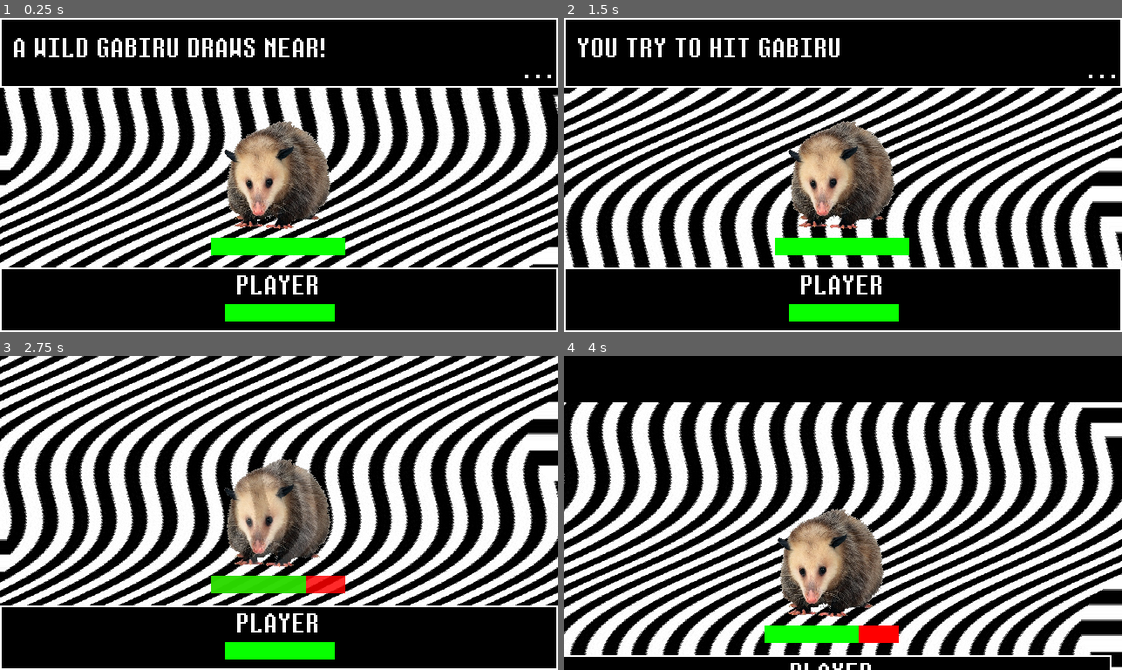
Above: before the commit, frames 1-4 (two rows, left to right).
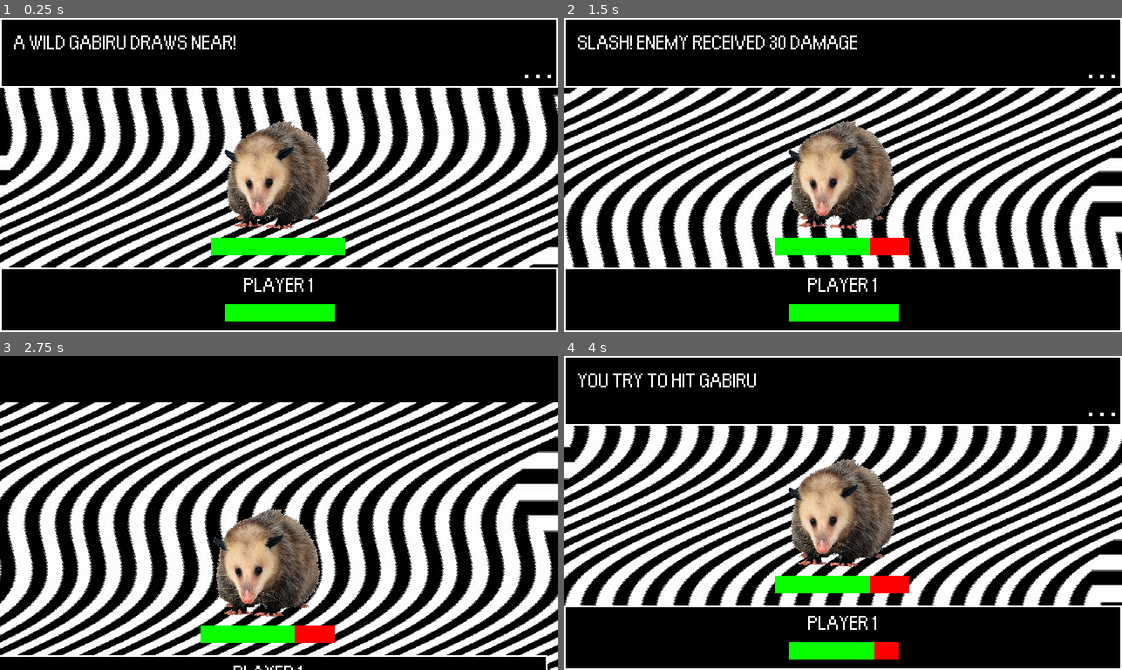
Above: after the commit, the same moments.

Repository: Fyre-Flye/pif_godot_project
Game: Godot game, scene res://Battle.tscn
Two runs of this game, one before a commit and one after it. Both use one fixed random seed, a clock stepped at 60 frames per second and the inputs below. This scene is started directly instead of the project's main scene.
Inputs (mouse positions are in pixels of both pictures, inside the frame that each line leads up to):
- Up to frame 1 (0.25 s): no input
- Up to frame 2 (1.5 s): tap Enter (ui_accept) at 0.5, 0.6, 0.77, 1.07 s; move the mouse to (965, 159) at 0.52 s; hold Right (ui_right) 0.53-1.25 s; click (965, 159) at 0.67 s; click (625, 52) at 1.25 s, where only the run before the commit has a clickable "ATTACK"
- Up to frame 3 (2.75 s): move the mouse to (167, 528) at 2.02 s; hold Down (ui_down) from 2.03 s (still down); tap Enter (ui_accept) at 2.1, 2.27, 2.57 s
- Up to frame 4 (4 s): move the mouse to (898, 443) at 2.77 s; release Down (ui_down) at 2.78 s; hold Right (ui_right) 2.78-3.5 s; tap Enter (ui_accept) at 2.85 s; click (625, 390) at 3.5 s, where only the run after the commit has a clickable "> ATTACK"

The runs differ from the first frame. In frame 1, 2.1% of the frame differs, in the area x 2-59%, y 5-89%; in frame 2, 2.4%; in frame 3, 60%, in the area x 0-100%, y 0-100%; in frame 4, 52%.

Commit message:
arrow interface interaction + improvements

Diff:
--- a/Battle.tscn
+++ b/Battle.tscn
@@ -1,10 +1,10 @@
-[gd_scene load_steps=29 format=2]
+[gd_scene load_steps=33 format=2]
 
 [ext_resource path="res://UI/bg_pattern.jpg" type="Texture" id=1]
 [ext_resource path="res://UI/possum.png" type="Texture" id=2]
 [ext_resource path="res://Shaders/BG-Distorcion.gdshader" type="Shader" id=3]
 [ext_resource path="res://Fonts/eb_dynamic_font.tres" type="DynamicFont" id=4]
-[ext_resource path="res://Music and Sounds/Mr Batty Twist (Restored)    MOTHER.wav" type="AudioStream" id=5]
+[ext_resource path="res://Music and Sounds/Earthbound  Otherworldly Fo.wav" type="AudioStream" id=5]
 [ext_resource path="res://src/Battle.gd" type="Script" id=6]
 [ext_resource path="res://src/Gabiru.tres" type="Resource" id=7]
 [ext_resource path="res://Music and Sounds/Swipe.wav" type="AudioStream" id=8]
@@ -15,6 +15,9 @@
 [ext_resource path="res://Music and Sounds/Pause.wav" type="AudioStream" id=13]
 [ext_resource path="res://Music and Sounds/Mother 1Mother 2 Victory Theme Mashu.wav" type="AudioStream" id=14]
 [ext_resource path="res://Music and Sounds/EnemyDie.wav" type="AudioStream" id=15]
+[ext_resource path="res://Music and Sounds/Mother (NES) Music   Game Ove.wav" type="AudioStream" id=16]
+[ext_resource path="res://Fonts/apple_kid_dynamic.tres" type="DynamicFont" id=18]
+[ext_resource path="res://Music and Sounds/Menu Move.wav" type="AudioStream" id=19]
 
 [sub_resource type="ShaderMaterial" id=6]
 shader = ExtResource( 3 )
@@ -38,6 +41,25 @@
 
 [sub_resource type="StyleBoxFlat" id=3]
 bg_color = Color( 0, 0, 0, 1 )
+
+[sub_resource type="GDScript" id=15]
+script/source = "extends Panel
+
+
+# Declare member variables here. Examples:
+# var a = 2
+# var b = \"text\"
+
+
+# Called when the node enters the scene tree for the first time.
+func _ready():
+	pass # Replace with function body.
+
+
+# Called every frame. 'delta' is the elapsed time since the previous frame.
+#func _process(delta):
+#	pass
+"
 
 [sub_resource type="StyleBoxFlat" id=7]
 bg_color = Color( 1, 1, 1, 1 )
@@ -245,6 +267,7 @@
 margin_right = 161.0
 margin_bottom = 22.46
 custom_styles/panel = SubResource( 3 )
+script = SubResource( 15 )
 
 [node name="Actions" type="HBoxContainer" parent="ActionPanel"]
 anchor_left = 0.5
@@ -257,15 +280,6 @@
 margin_bottom = 17.0
 alignment = 1
 
-[node name="EnemyText" type="Label" parent="ActionPanel/Actions"]
-visible = false
-margin_left = 56.0
-margin_top = 13.0
-margin_right = 188.0
-margin_bottom = 27.0
-size_flags_horizontal = 6
-text = "Possum Draws Near!"
-
 [node name="Attack" type="Button" parent="ActionPanel/Actions"]
 margin_right = 58.0
 margin_bottom = 34.0
@@ -275,7 +289,7 @@
 custom_colors/font_color = Color( 1, 1, 1, 1 )
 custom_colors/font_color_hover = Color( 0, 0, 0, 1 )
 custom_colors/font_color_pressed = Color( 0, 0, 0, 1 )
-custom_fonts/font = ExtResource( 4 )
+custom_fonts/font = ExtResource( 18 )
 custom_styles/hover = SubResource( 7 )
 custom_styles/pressed = SubResource( 7 )
 custom_styles/normal = SubResource( 8 )
@@ -284,7 +298,7 @@
 
 [node name="Defend" type="Button" parent="ActionPanel/Actions"]
 margin_left = 62.0
-margin_right = 120.0
+margin_right = 121.0
 margin_bottom = 34.0
 focus_mode = 0
 mouse_default_cursor_shape = 2
@@ -292,7 +306,7 @@
 custom_colors/font_color = Color( 1, 1, 1, 1 )
 custom_colors/font_color_hover = Color( 0, 0, 0, 1 )
 custom_colors/font_color_pressed = Color( 0, 0, 0, 1 )
-custom_fonts/font = ExtResource( 4 )
+custom_fonts/font = ExtResource( 18 )
 custom_styles/hover = SubResource( 7 )
 custom_styles/pressed = SubResource( 7 )
 custom_styles/normal = SubResource( 8 )
@@ -300,8 +314,8 @@
 text = " DEFEND "
 
 [node name="Special" type="Button" parent="ActionPanel/Actions"]
-margin_left = 124.0
-margin_right = 190.0
+margin_left = 125.0
+margin_right = 184.0
 margin_bottom = 34.0
 focus_mode = 0
 mouse_default_cursor_shape = 2
@@ -309,7 +323,7 @@
 custom_colors/font_color = Color( 1, 1, 1, 1 )
 custom_colors/font_color_hover = Color( 0, 0, 0, 1 )
 custom_colors/font_color_pressed = Color( 0, 0, 0, 1 )
-custom_fonts/font = ExtResource( 4 )
+custom_fonts/font = ExtResource( 18 )
 custom_styles/hover = SubResource( 7 )
 custom_styles/pressed = SubResource( 7 )
 custom_styles/normal = SubResource( 8 )
@@ -317,8 +331,8 @@
 text = " SPECIAL "
 
 [node name="Items" type="Button" parent="ActionPanel/Actions"]
-margin_left = 194.0
-margin_right = 250.0
+margin_left = 188.0
+margin_right = 247.0
 margin_bottom = 34.0
 focus_mode = 0
 mouse_default_cursor_shape = 2
@@ -326,7 +340,7 @@
 custom_colors/font_color = Color( 1, 1, 1, 1 )
 custom_colors/font_color_hover = Color( 0, 0, 0, 1 )
 custom_colors/font_color_pressed = Color( 0, 0, 0, 1 )
-custom_fonts/font = ExtResource( 4 )
+custom_fonts/font = ExtResource( 18 )
 custom_styles/hover = SubResource( 7 )
 custom_styles/pressed = SubResource( 7 )
 custom_styles/normal = SubResource( 8 )
@@ -334,7 +348,7 @@
 text = " ITEM "
 
 [node name="Run" type="Button" parent="ActionPanel/Actions"]
-margin_left = 254.0
+margin_left = 251.0
 margin_right = 310.0
 margin_bottom = 34.0
 focus_mode = 0
@@ -343,7 +357,7 @@
 custom_colors/font_color = Color( 1, 1, 1, 1 )
 custom_colors/font_color_hover = Color( 0, 0, 0, 1 )
 custom_colors/font_color_pressed = Color( 0, 0, 0, 1 )
-custom_fonts/font = ExtResource( 4 )
+custom_fonts/font = ExtResource( 18 )
 custom_styles/hover = SubResource( 7 )
 custom_styles/pressed = SubResource( 7 )
 custom_styles/normal = SubResource( 8 )
@@ -382,8 +396,10 @@
 margin_top = -19.528
 margin_right = 55.36
 margin_bottom = -0.528
-custom_fonts/font = ExtResource( 4 )
-text = "PLAYER"
+custom_fonts/font = ExtResource( 18 )
+text = "PLAYER 1"
+align = 1
+valign = 1
 
 [node name="TextBox" type="Panel" parent="."]
 anchor_right = 1.0
@@ -397,7 +413,7 @@
 margin_top = 8.0
 margin_right = -8.0
 margin_bottom = -8.0
-custom_fonts/font = ExtResource( 4 )
+custom_fonts/font = ExtResource( 18 )
 text = "A POSSUM DRAWS NEAR!"
 
 [node name="Ticker" type="Label" parent="TextBox"]
@@ -414,7 +430,7 @@
 
 [node name="OST" type="AudioStreamPlayer" parent="."]
 stream = ExtResource( 5 )
-volume_db = -15.0
+volume_db = -5.0
 autoplay = true
 
 [node name="AnimationPlayer" type="AnimationPlayer" parent="."]
@@ -448,10 +464,17 @@
 
 [node name="Victory" type="AudioStreamPlayer" parent="."]
 stream = ExtResource( 14 )
-volume_db = -20.0
+volume_db = -15.0
 
 [node name="EnemyDied" type="AudioStreamPlayer" parent="."]
 stream = ExtResource( 15 )
+
+[node name="Lost" type="AudioStreamPlayer" parent="."]
+stream = ExtResource( 16 )
+volume_db = -15.0
+
+[node name="SelectionMove" type="AudioStreamPlayer" parent="."]
+stream = ExtResource( 19 )
 
 [connection signal="pressed" from="ActionPanel/Actions/Attack" to="." method="_on_Attack_pressed"]
 [connection signal="pressed" from="ActionPanel/Actions/Defend" to="." method="_on_Defend_pressed"]
--- /dev/null
+++ b/Fonts/apple_kid_dynamic.tres
@@ -0,0 +1,6 @@
+[gd_resource type="DynamicFont" load_steps=2 format=2]
+
+[ext_resource path="res://Fonts/apple_kid.ttf" type="DynamicFontData" id=1]
+
+[resource]
+font_data = ExtResource( 1 )
--- /dev/null
+++ b/src/Bat.tres
@@ -0,0 +1,11 @@
+[gd_resource type="Resource" load_steps=3 format=2]
+
+[ext_resource path="res://Enemies/batty.png" type="Texture" id=1]
+[ext_resource path="res://src/BaseEnemy.gd" type="Script" id=2]
+
+[resource]
+script = ExtResource( 2 )
+name = "BATTY"
+texture = ExtResource( 1 )
+health = 60
+damage = 20
--- a/src/Battle.gd
+++ b/src/Battle.gd
@@ -4,11 +4,14 @@
 
 export(Resource) var enemy = null
 
+var battle_start = false
 var current_player_health = 0
 var current_enemy_health = 0
 var is_defending = false
+var current_selection = 0
 
 func _ready():
+	set_current_selection(0)
 	set_health($BattleBG/Enemy/ProgressBarEnemy, enemy.health, enemy.health)
 	set_health($PlayerPanel/PlayerData/ProgressBarPlayer, State.current_health, State.max_health)
 	$BattleBG/Enemy.texture = enemy.texture
@@ -23,11 +26,59 @@
 	yield(self, "textbox_closed")
 	$Select.play()
 	$ActionPanel.show()
+	battle_start = true
+
+func _process(delta):
+	if Input.is_action_just_pressed("ui_right") and current_selection < 4 and battle_start == true and $ActionPanel.is_visible():
+		$SelectionMove.play()
+		current_selection += 1
+		set_current_selection(current_selection)
+	elif Input.is_action_just_pressed("ui_left") and current_selection > 0 and battle_start == true and $ActionPanel.is_visible():
+		$SelectionMove.play()
+		current_selection -= 1
+		set_current_selection(current_selection)
+	elif Input.is_action_just_pressed("ui_accept") and battle_start == true and $ActionPanel.is_visible():
+		handle_selection(current_selection)
+
+
+func handle_selection(_current_selection):
+	if _current_selection == 0:
+		Attack()
+	elif _current_selection == 1:
+		Defend()
+	elif _current_selection == 2:
+		$ActionConfirm.play()
+		print("TODO = SPECIAL ")
+		enemy_turn()
+	elif _current_selection == 3:
+		$ActionConfirm.play()
+		print("TODO = ITEMS ")
+		enemy_turn()
+	elif _current_selection == 4:
+		Run()
+
+func set_current_selection(_current_selection):
+	$ActionPanel/Actions/Attack.text = "ATTACK"
+	$ActionPanel/Actions/Defend.text = "DEFEND"
+	$ActionPanel/Actions/Special.text = "SPECIAL"
+	$ActionPanel/Actions/Items.text = "ITEMS"
+	$ActionPanel/Actions/Run.text = "RUN"
+
+	if _current_selection == 0:
+		$ActionPanel/Actions/Attack.text = "> ATTACK"
+	elif _current_selection == 1:
+		$ActionPanel/Actions/Defend.text = "> DEFEND"
+	elif _current_selection == 2:
+		$ActionPanel/Actions/Special.text = "> SPECIAL"
+	elif _current_selection == 3:
+		$ActionPanel/Actions/Items.text = "> ITEMS"
+	elif _current_selection == 4:
+		$ActionPanel/Actions/Run.text = "> RUN"
+
 
 func set_health(progress_bar,health, max_health):
 	progress_bar.value = health
 	progress_bar.max_value = max_health
-	#progress_bar.get_node("Label").text = "HP:%d/%d" % [health, max_health]
 
 func _input(event):
 	if (Input.is_action_just_pressed("ui_accept") or Input.is_mouse_button_pressed(BUTTON_LEFT)) and $TextBox.visible:
@@ -41,6 +92,9 @@
 	$TextBox/BattleText.text = text
 
 func _on_Run_pressed():
+	Run()
+
+func Run():
 	$ActionConfirm.play()
 	display_text("YOU ESCAPE!")
 	yield(self, "textbox_closed")
@@ -70,12 +124,31 @@
 		$AnimationPlayer.play("Screenshake")
 		$HitPlayer.play()
 		yield($AnimationPlayer, "animation_finished")
-		display_text("SLASH! YOU RECEIVED %d DAMAGE" % enemy.damage) # TODO fonte atual não tem numeros, trocar de fonte
+		display_text("SLASH! YOU RECEIVED %d DAMAGE" % enemy.damage)
 		yield(self, "textbox_closed")
 		$Select.play()
 	$ActionPanel.show()
 
+	if current_player_health == 0:
+		$PlayerPanel.modulate = Color(1, 0, 0)
+		display_text("CRITICAL DAMAGE!")
+
+		$TextBox.modulate = Color(1, 0, 0)
+		yield(self, "textbox_closed")
+		$Select.play()
+		$OST.stop()
+		display_text("YOU LOST THE BATTLE!")
+		$TextBox.modulate = Color(1, 0, 0)
+		$Lost.play()
+		yield(self, "textbox_closed")
+		$Select.play()
+		yield(get_tree().create_timer(0.25), "timeout")
+		get_tree().quit()
+
 func _on_Attack_pressed():
+	Attack()
+
+func Attack():
 	$ActionConfirm.play()
 	display_text("YOU TRY TO HIT %s" % enemy.name.to_upper())
 	yield(self, "textbox_closed")
@@ -88,7 +161,7 @@
 	$HitEnemy.play()
 	yield($AnimationPlayer, "animation_finished")
 
-	display_text("SLASH! ENEMY RECEIVED %d DAMAGE" % State.damage) # TODO fonte atual não tem numeros, trocar de fonte
+	display_text("SLASH! ENEMY RECEIVED %d DAMAGE" % State.damage)
 	yield(self, "textbox_closed")
 	$Select.play()
 
@@ -113,6 +186,9 @@
 	enemy_turn()
 
 func _on_Defend_pressed():
+	Defend()
+
+func Defend():
 	is_defending = true
 	$ActionConfirm.play()
 	display_text("YOU TRY TO DEFEND A BASH FROM %s" % enemy.name.to_upper())
--- a/src/Gabiru.tres
+++ b/src/Gabiru.tres
@@ -8,4 +8,4 @@
 name = "GABIRU"
 texture = ExtResource( 1 )
 health = 100
-damage = 20
+damage = 25
Binary file added: Enemies/batty.png
Not shown, added: Enemies/batty.png.import
Binary file added: Fonts/apple_kid.ttf
Not shown, added: Music and Sounds/Earthbound Battle Against a Machin.wav.import
Not shown, added: Music and Sounds/Earthbound Battle Against a Weak Opponen.wav.import
Not shown, added: Music and Sounds/Earthbound Battle Against a Weird Opponen.wav.import
Not shown, added: Music and Sounds/Earthbound Otherworldly Fo.wav.import
Not shown, added: Music and Sounds/Mother (NES) Music Game Ove.wav.import
Not shown, added: Music and Sounds/Earthbound Battle Against a Machin.wav
Not shown, added: Music and Sounds/Earthbound Battle Against a Weak Opponen.wav
Not shown, added: Music and Sounds/Earthbound Battle Against a Weird Opponen.wav
Not shown, added: Music and Sounds/Earthbound Otherworldly Fo.wav
(and 1 more such lines)
